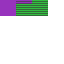
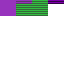
Comparing the layer stacks of the two 64×64 images. Changes:
added layer "platform" above "climb" over [48, 0, 64, 4]
